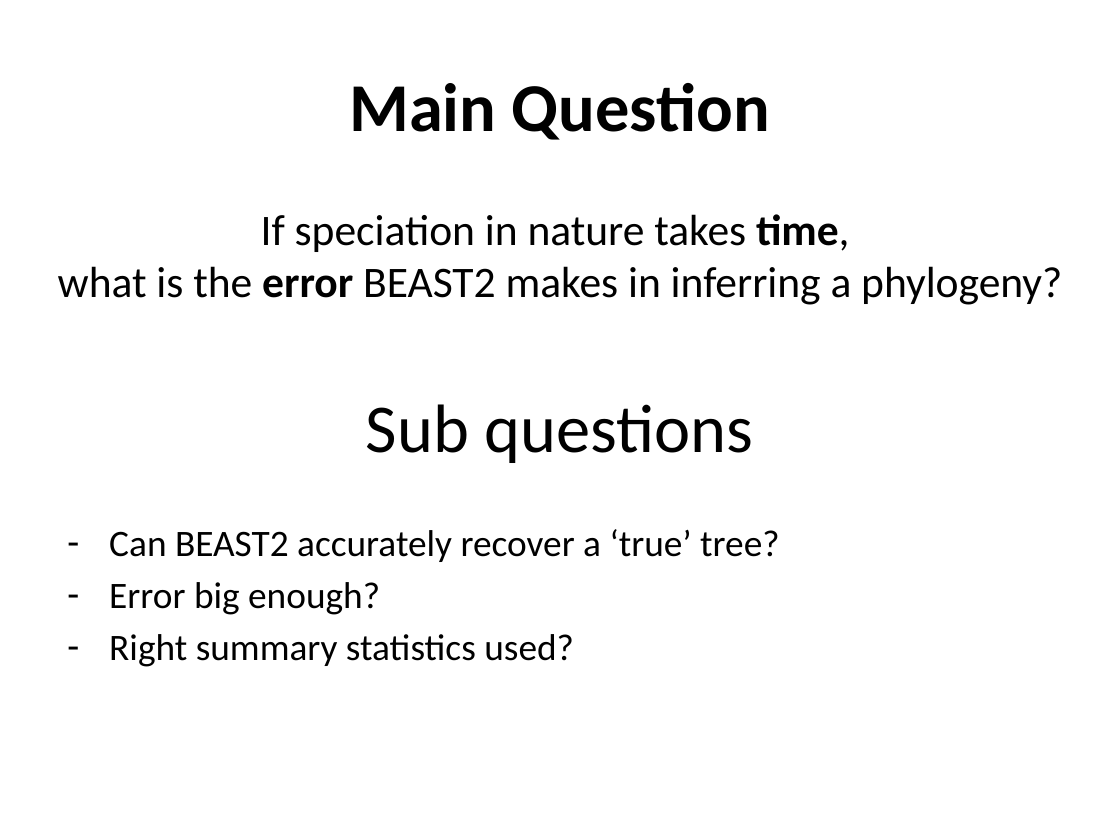
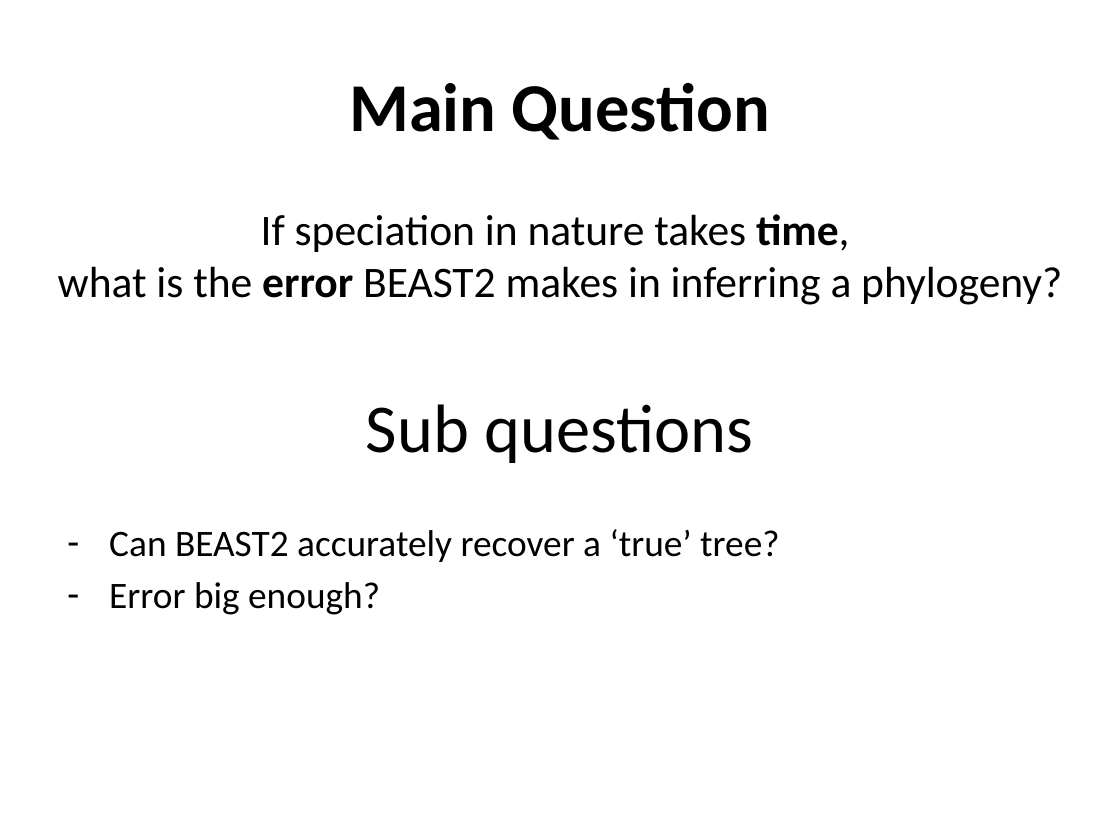
Before and after one commit to richelbilderbeek/Cer2016, a slide deck: slide 8 of doc/Cer2016_Femke Thon & Jolien Gay_V3.0.pptx. Drawn at 1120x840 pixels with LibreOffice and Linux fonts; fonts in the diff are those of the drawing; background and template pictures are left out. Boxes give left, top, right and bottom in pixels: in the first picture for what was removed or moved away, otherwise in the second. Text is boxed around its words. In the diff, an @@ line names an element or a change of style, - is before the commit and + after.

```diff
--- a/doc/Cer2016_Femke Thon & Jolien Gay_V3.0.pptx
+++ b/doc/Cer2016_Femke Thon & Jolien Gay_V3.0.pptx
@@ text at <box>109,634,574,667</box>: paragraph removed @@
-– Right summary statistics used?
```
Also in this commit, not shown: 6 other slides changed, 5 slides added, 1 slide removed, 6 other files.
